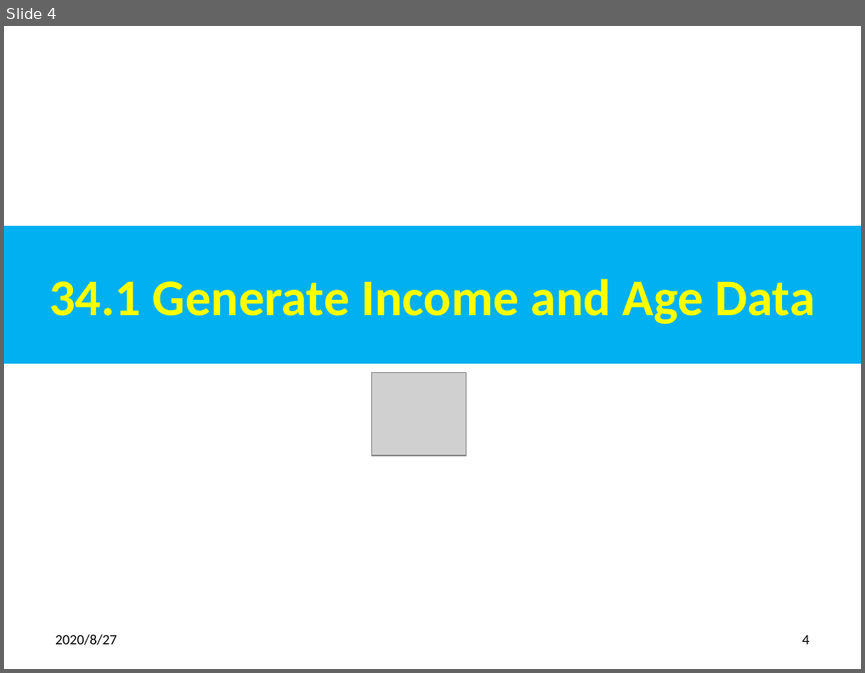
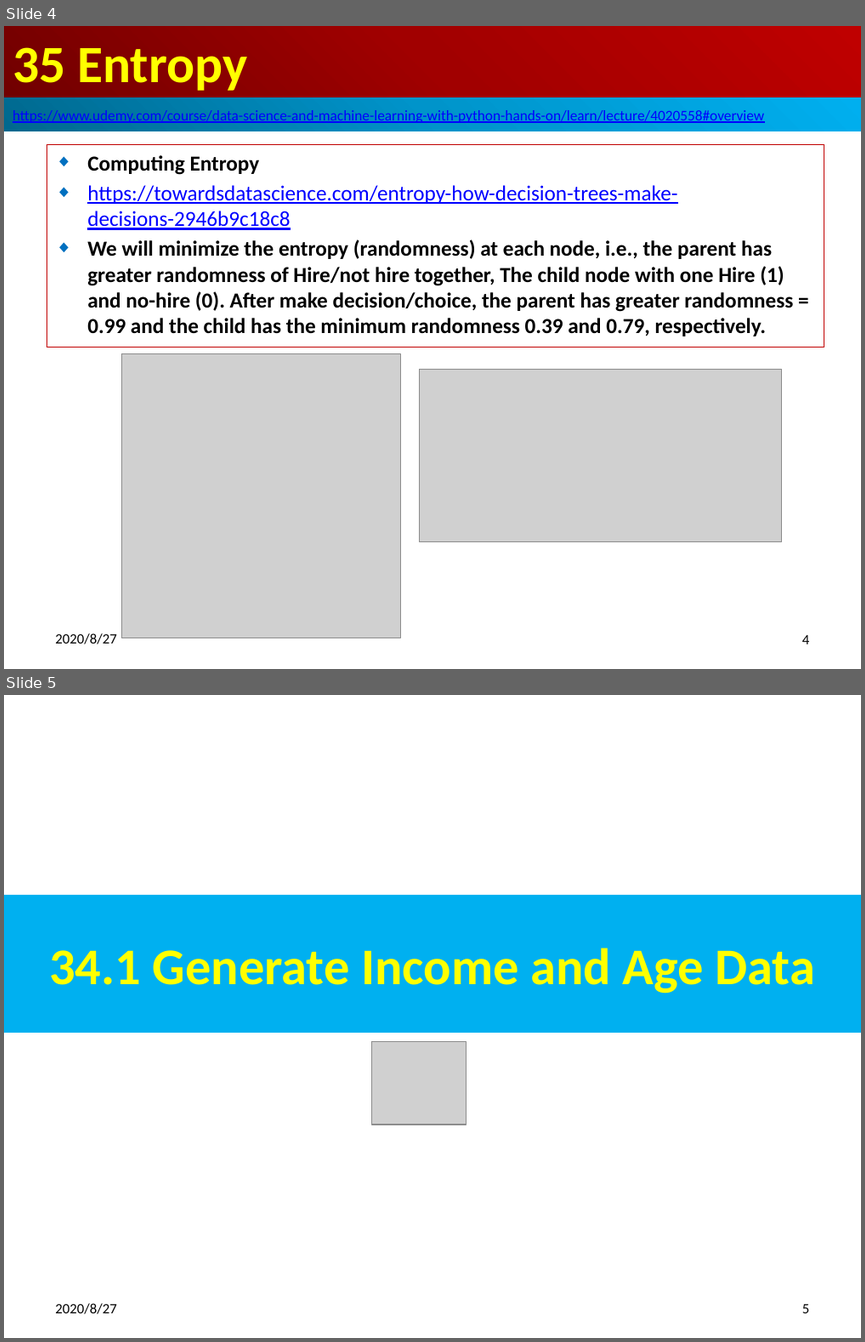
Before and after one commit to peterhchen/900_Python_ML_DS_DL, a slide deck: 035_Entropy.pptx. Shown one above the other, each under a label of ours: slide 4 before the commit, slides 4 and 5 after it. The pictures are 865x673 and 865x1342 pixels, drawn with LibreOffice and Linux fonts; fonts in the diff are those of the drawing; grey boxes stand for pictures. Boxes give left, top, right and bottom in pixels: in the first picture for what was removed or moved away, otherwise in the second. Text is boxed around its words. In the diff, an @@ line names an element or a change of style, - is before the commit and + after.

```diff
--- a/035_Entropy.pptx
+++ b/035_Entropy.pptx
@@ slide 4 added at [4,26,861,669], background #FFFFFF @@
@@ title added at [4,26,861,98], fill gradient #720000 to #A20000 to #C00000, 44 pt, text #FFFF00, bold @@
+35 Entropy
@@ rectangle added at [4,98,861,131], fill gradient #00688E to #0094CA to #00B0F0, 12.4 pt, text #0000FF, underline @@
+https://www.udemy.com/course/data-science-and-machine-learning-with-python-hands-on/learn/lecture/4020558#overview
@@ subtitle added at [46,145,824,347], outline #C00000 0.75 pt, 18 pt, text #000000, bold @@
+◆ Computing Entropy
+◆ https://towardsdatascience.com/entropy-how-decision-trees-make-decisions-2946b9c18c8
+◆ We will minimize the entropy (randomness) at each node, i.e., the parent has greater randomness of Hire/not hire together, The child node with one Hire (1) and no-hire (0). After make decision/choice, the parent has greater randomness = 0.99 and the child has the minimum randomness 0.39 and 0.79, respectively.
@@ picture added at [122,354,401,638] @@
@@ picture added at [419,369,781,541] @@
@@ text added at [55,633,116,644], 12 pt, text #000000 @@
+2020/8/27
@@ page number added at [802,635,809,644], 12 pt, text #000000 @@
+4
@@ what was slide 4 is now slide 5 @@
@@ page number at [802,1304,809,1313]: text changed @@
-4
+5
```
Also in this commit, not shown: 1 slide changed.
